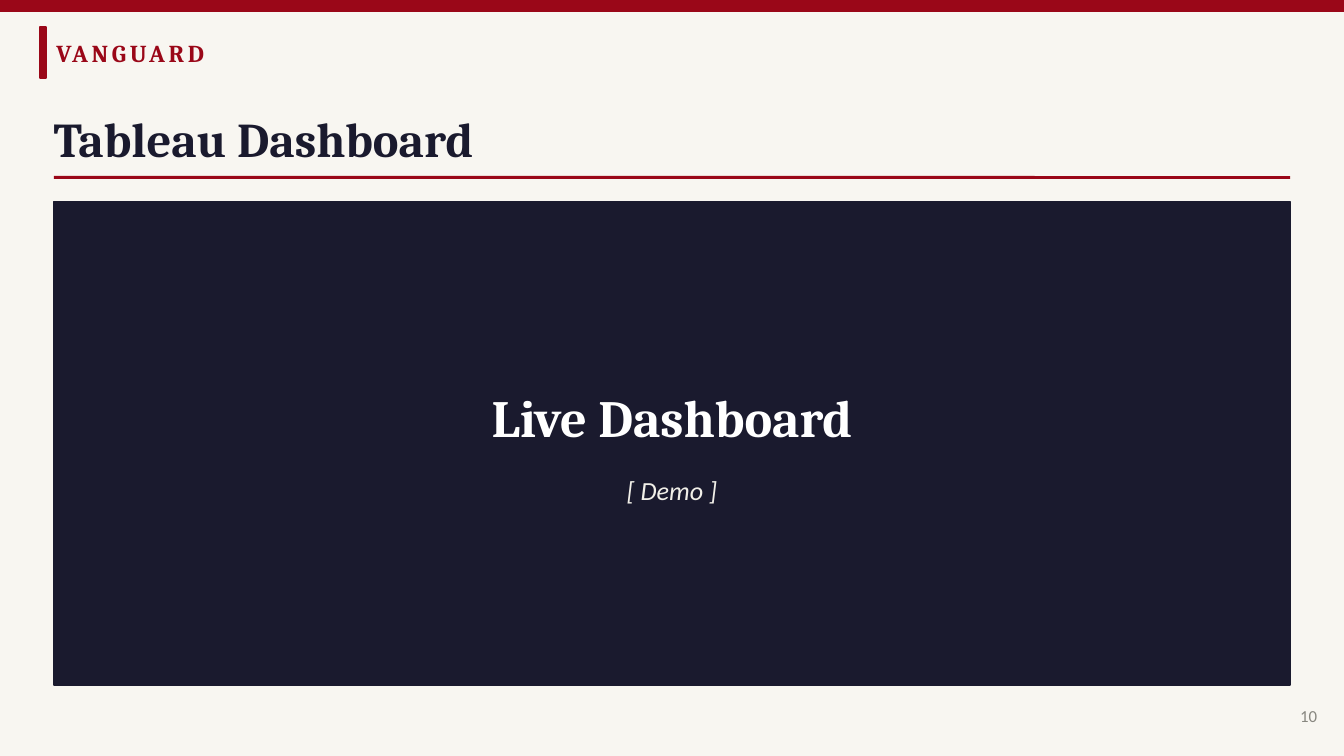
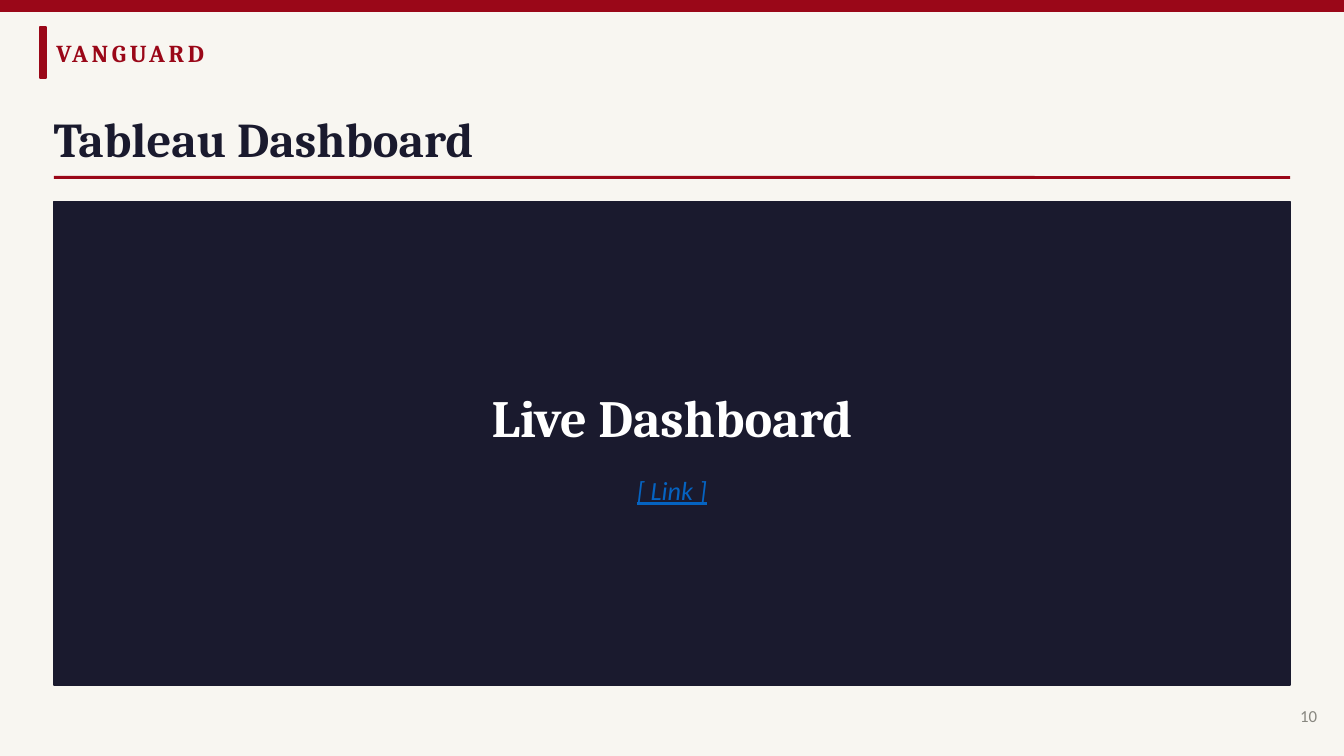
Before and after one commit to craftedbygaby/AB_testing, a slide deck: slide 10 of Vanguard_ABTest_Presentation.pptx. Drawn at 1344x756 pixels with LibreOffice and Linux fonts; fonts in the diff are those of the drawing. Boxes give left, top, right and bottom in pixels: in the first picture for what was removed or moved away, otherwise in the second. Text is boxed around its words. In the diff, an @@ line names an element or a change of style, - is before the commit and + after.

Commit message:
presentation link

```diff
--- a/Vanguard_ABTest_Presentation.pptx
+++ b/Vanguard_ABTest_Presentation.pptx
@@ text at (651, 482, 693, 505): text changed; text colour #F1EFE8 to #0563C1 @@
-[ Demo ]
+[ Link ]
```
